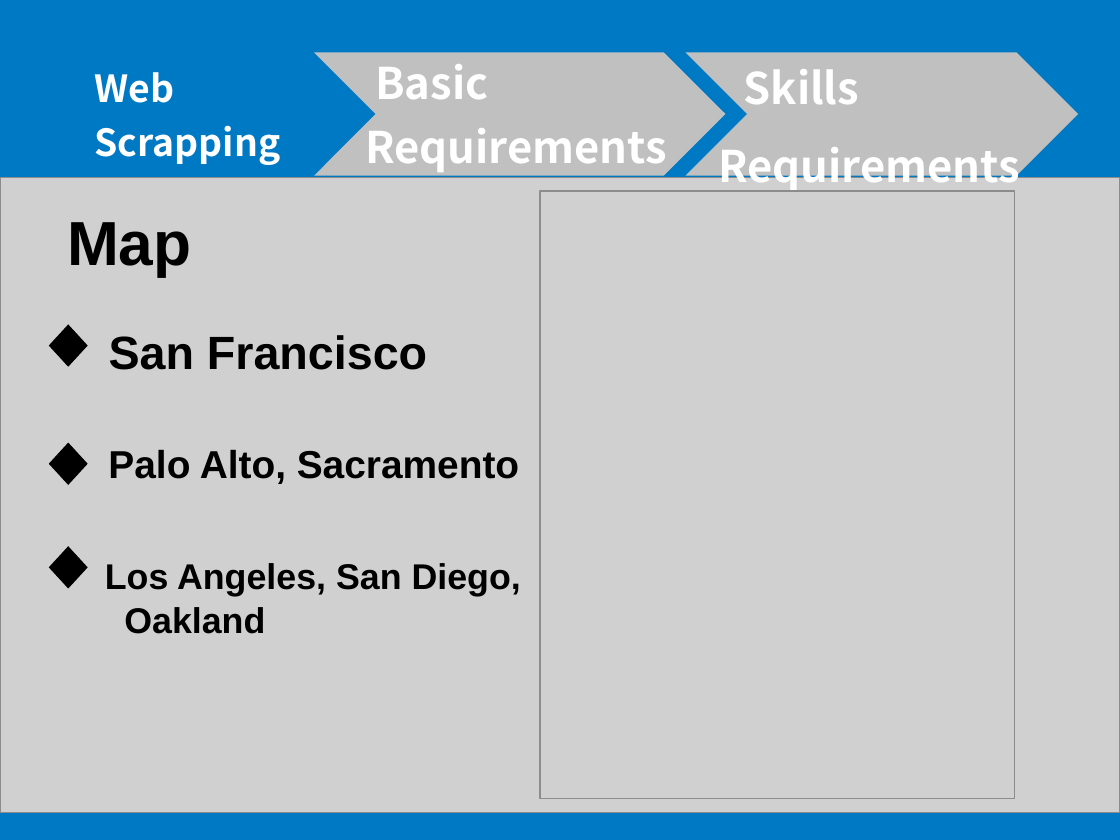
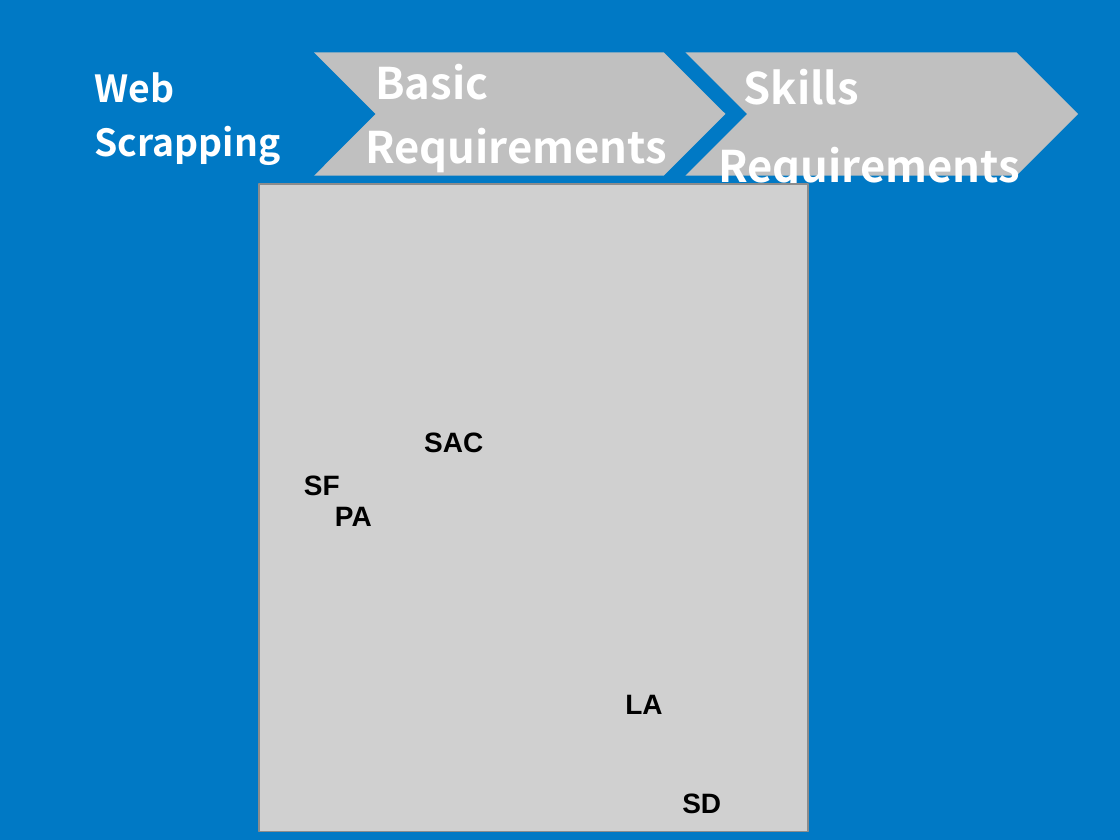
Before and after one commit to aoran1102/141B_group_project, a slide deck: slide 5 of 141B presentation.pptx. Drawn at 1120x840 pixels with LibreOffice and Linux fonts; fonts in the diff are those of the drawing; grey boxes stand for pictures; background and template pictures are left out. Boxes give left, top, right and bottom in pixels: in the first picture for what was removed or moved away, otherwise in the second. Text is boxed around its words. In the diff, an @@ line names an element or a change of style, - is before the commit and + after.

```diff
--- a/141B presentation.pptx
+++ b/141B presentation.pptx
@@ pentagon arrow removed at (81,52,360,175) @@
@@ picture removed at (0,178,1120,813) @@
@@ picture: place and size @@
-picture at (540,192,1014,800)
+picture at (259,184,808,831)
@@ text removed at (67,222,191,276) @@
-Map
@@ diamond removed at (49,325,86,365) @@
@@ text removed at (109,335,427,370) @@
-San Francisco
@@ diamond removed at (49,444,86,484) @@
@@ text added at (424,432,483,453), 18 pt, text #000000, bold @@
+SAC
@@ text removed at (108,450,519,484) @@
-Palo Alto, Sacramento
@@ text added at (304,475,340,496), 18 pt, text #000000, bold @@
+SF
@@ text added at (335,506,372,526), 18 pt, text #000000, bold @@
+PA
@@ diamond removed at (49,547,86,587) @@
@@ text removed at (105,563,521,634) @@
-Los Angeles, San Diego, Oakland
@@ text added at (625,694,662,714), 18 pt, text #000000, bold @@
+LA
@@ text added at (682,793,721,814), 18 pt, text #000000, bold @@
+SD
```
Also in this commit, not shown: 1 other slide changed.
